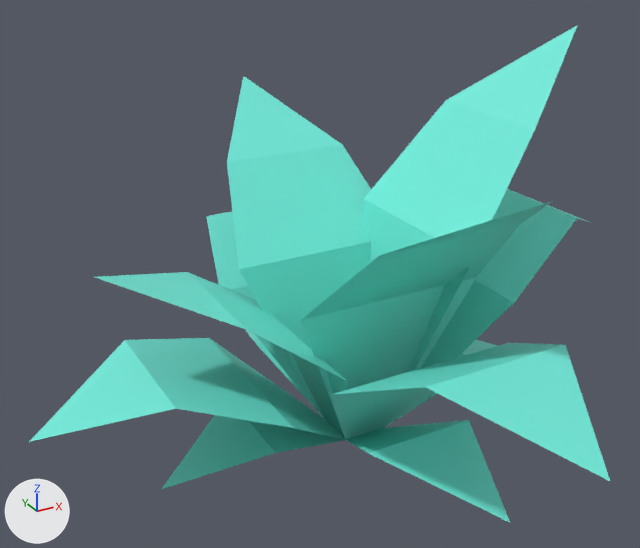
Two versions of the glTF model assets/models/kit/nature_plant_bushDetailed.glb, one commit apart.
Camera for both pictures: a 50 mm lens placed at (-0.382, -0.627, 0.43), pointed at (-0.033, 0.009, 0.112). The lights are fixed; the arrows at lower left show +X, +Y and +Z. The older version comes first. Vertices at exactly the same position are counted once.

In view in the first picture: 'nature_plant_bushDetailed'.
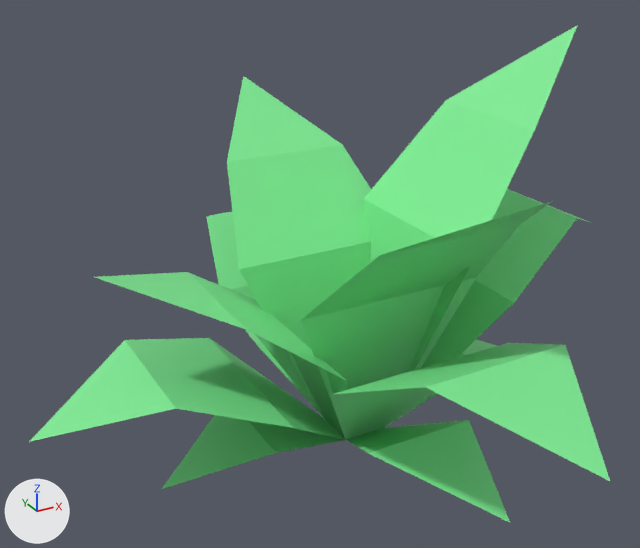
The change, as a list of edits to the scene's bpy script:
```text
Change me_mesh_plant_bushdetailed:
    where me_mesh_plant_bushdetailed.from_pydata(...)  # 56 vertices, 52 faces; spans x -0.301..0.301, y -0.301..0.301, z -0.05..0.31
    used by ob_nature_plant_bushdetailed; location = (0.0, 0.0, 0.0)
    me_mesh_plant_bushdetailed part 1: 52 faces centred in x -0.233..0.233, y -0.233..0.233, z -0.039..0.262 are repainted in the vertex colours; the middle colour goes from cyan #73eddd to green #80ed96
```

Where the change shows, as pixel boxes (x1, y1, x2, y2) in the pictures (640 x 548 px):
part 1 of me_mesh_plant_bushdetailed, recoloured (cyan to green): (29, 26, 610, 523) in both
